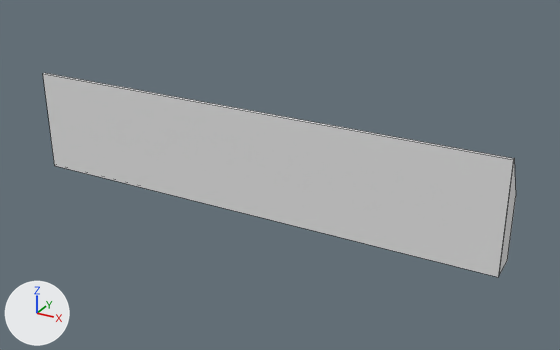
An edit to the FBX model Resources/Objects/Seams/Meshes/SeamOutsideTop[6m].fbx, drawn before and after from the same camera.
Camera for both pictures: a camera (50 mm lens) standing at (2.89, -4.82, 2.49) and looking at (0.17, 0.13, 0.01). The axes (+X, +Y, +Z) are drawn at lower left. The lights are the same throughout. Mesh edges are drawn as thin lines. Materials are left out; every surface is plain grey.

Names of what the first picture shows: 'SeamTop'.
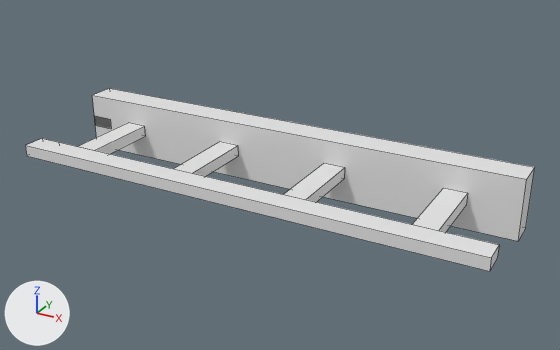
Commit message: Added seam mesh

Location of each change, (x1, y1, x2, y2) in pixels of the pictures (560 x 350 px):
'SeamTop', reshaped, turned
    before: (43, 73, 516, 277)
    after: (25, 88, 535, 271)

What the commit changed:
me_pody_003 is used by ob_seamtop; location (0.0, 0.0, 0.0); rotation (1.571, 0.0, 0.0), in degrees (90, 0, 0).
me_pody_003 had 12 vertices, 10 faces and spanned x -2.0..2.0, y -0.25..0.61, z -0.11..0.14.
me_pody_003 now has 54 vertices, 30 faces and spans x -2.0..2.0, y -0.44..0.69, z -0.25..0.25.
me_pody_003 part 1: the whole mesh is rebuilt.
Object 'SeamTop' (ob_seamtop) turns from (90, 0, 0) to (0, 0, 0) degrees about x, y and z.
